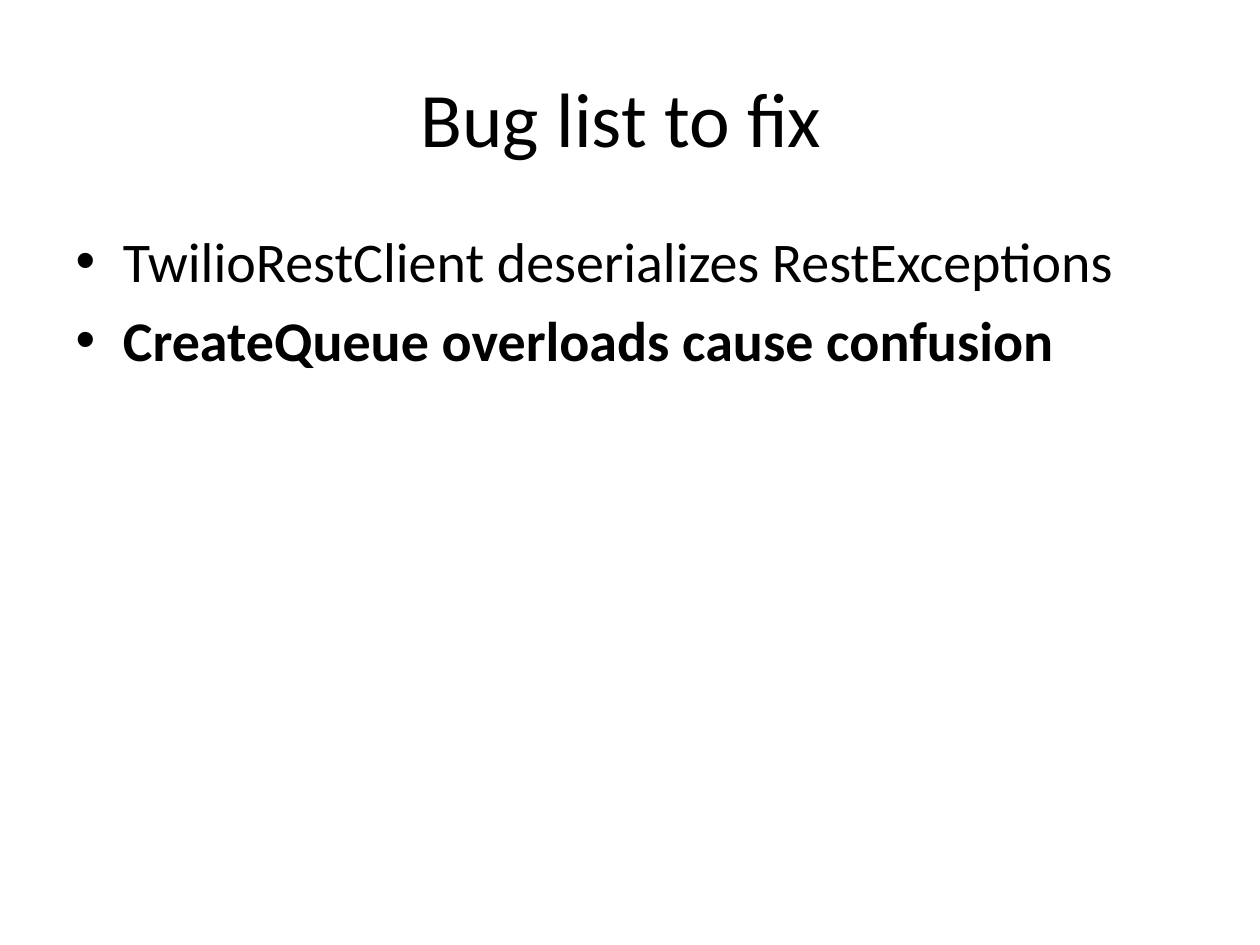
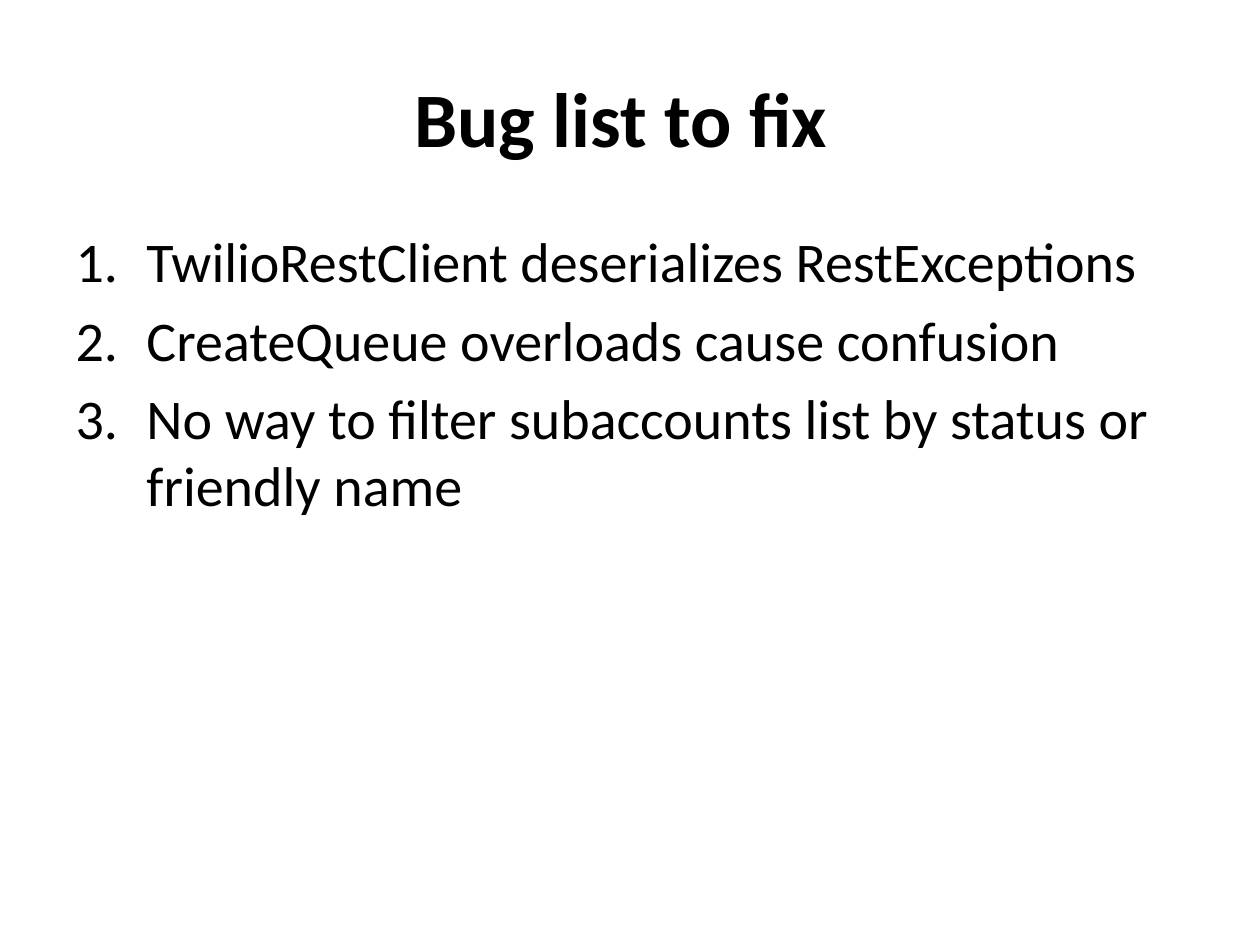
Before and after one commit to manouchehr/SOEN691_AZIZI, a slide deck: slide 3 of ClassWorkReports/Twilio_sharpBugFixing .pptx. Drawn at 1260x945 pixels with LibreOffice and Linux fonts; fonts in the diff are those of the drawing. Boxes give left, top, right and bottom in pixels: in the first picture for what was removed or moved away, otherwise in the second. Text is boxed around its words. In the diff, an @@ line names an element or a change of style, - is before the commit and + after.

```diff
--- a/ClassWorkReports/Twilio_sharpBugFixing .pptx
+++ b/ClassWorkReports/Twilio_sharpBugFixing .pptx
@@ title "Bug list to fix" at bbox=[415, 93, 827, 160]: bold on @@
@@ text at bbox=[146, 243, 1136, 369]: bold off in "CreateQueue overloads cause confusion"; bullet • to 1. @@
@@ text at bbox=[146, 400, 1148, 515]: paragraph added @@
+3. No way to filter subaccounts list by status or friendly name
```
Also in this commit, not shown: 6 other slides changed, 2 other files.
